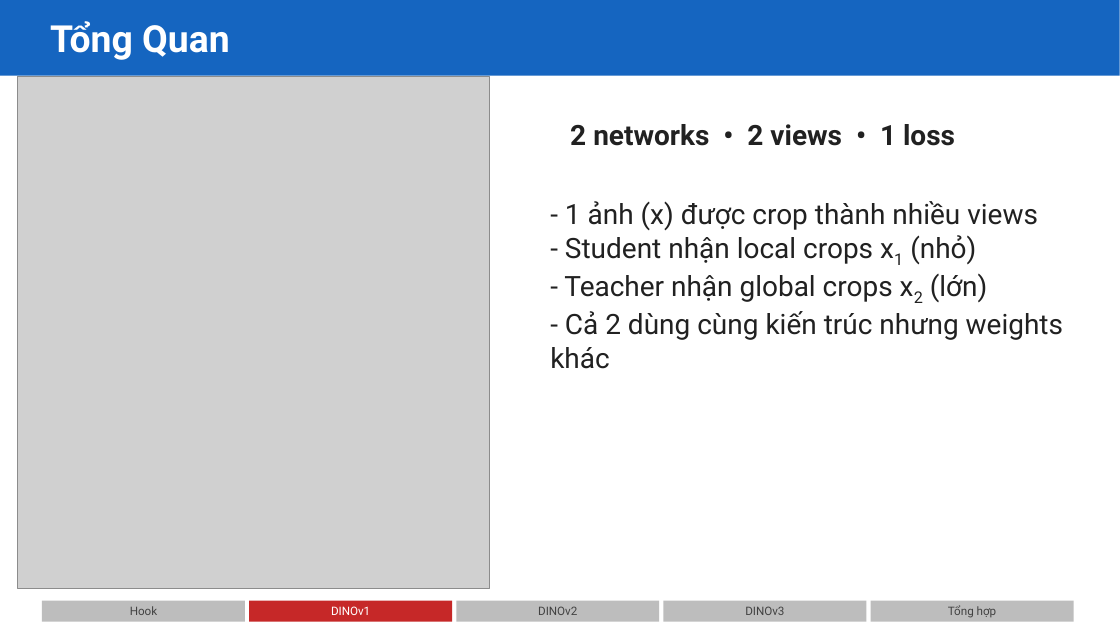
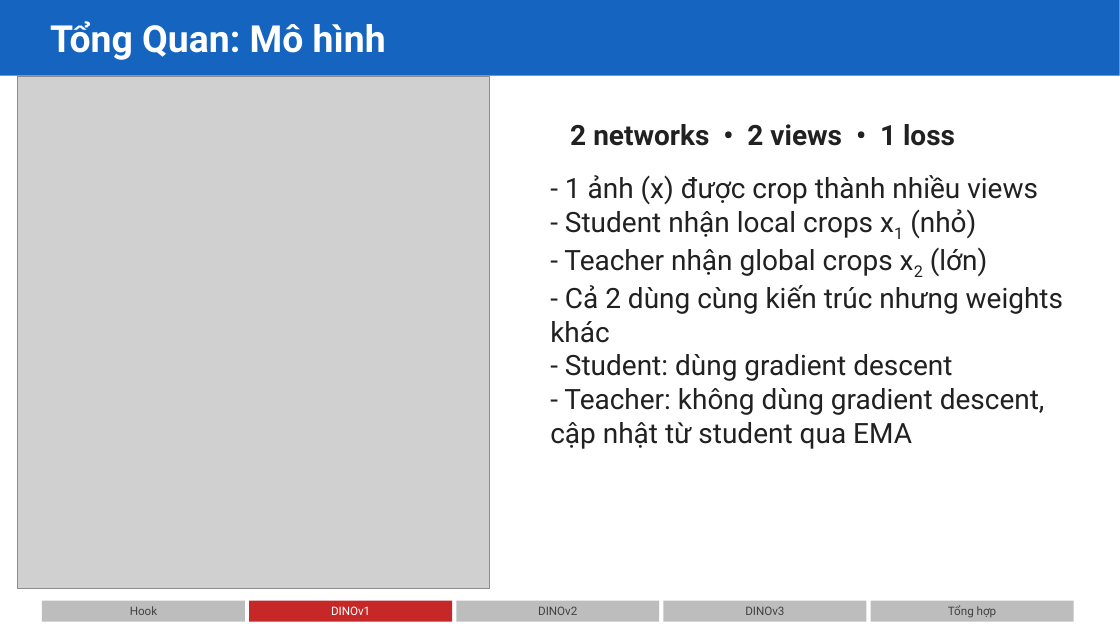
Before and after one commit to nmnhut-it/Dino, a slide deck: slide 5 of DINO_Seminar_v69.1.pptx (slide 4 before the commit). Drawn at 1120x630 pixels with LibreOffice and Linux fonts; fonts in the diff are those of the drawing; grey boxes stand for pictures. Boxes give left, top, right and bottom in pixels: in the first picture for what was removed or moved away, otherwise in the second. Text is boxed around its words. In the diff, an @@ line names an element or a change of style, - is before the commit and + after.

```diff
--- a/DINO_Seminar_v69.1.pptx
+++ b/DINO_Seminar_v69.1.pptx
@@ text at [50, 21, 386, 60]: text changed @@
-Tổng Quan
+Tổng Quan: Mô hình
@@ text "- 1 ảnh (x) được ...": place and size @@
-text "- 1 ảnh (x) được ..." at [550, 201, 1063, 369]
+text "- 1 ảnh (x) được ..." at [550, 175, 1063, 449]
@@ text at [550, 354, 1045, 449]: paragraphs added @@
+- Student: dùng gradient descent
+- Teacher: không dùng gradient descent, cập nhật từ student qua EMA
```
Also in this commit, not shown: 2 other slides changed, 3 slides added, 3 slides removed, 2 other files.
